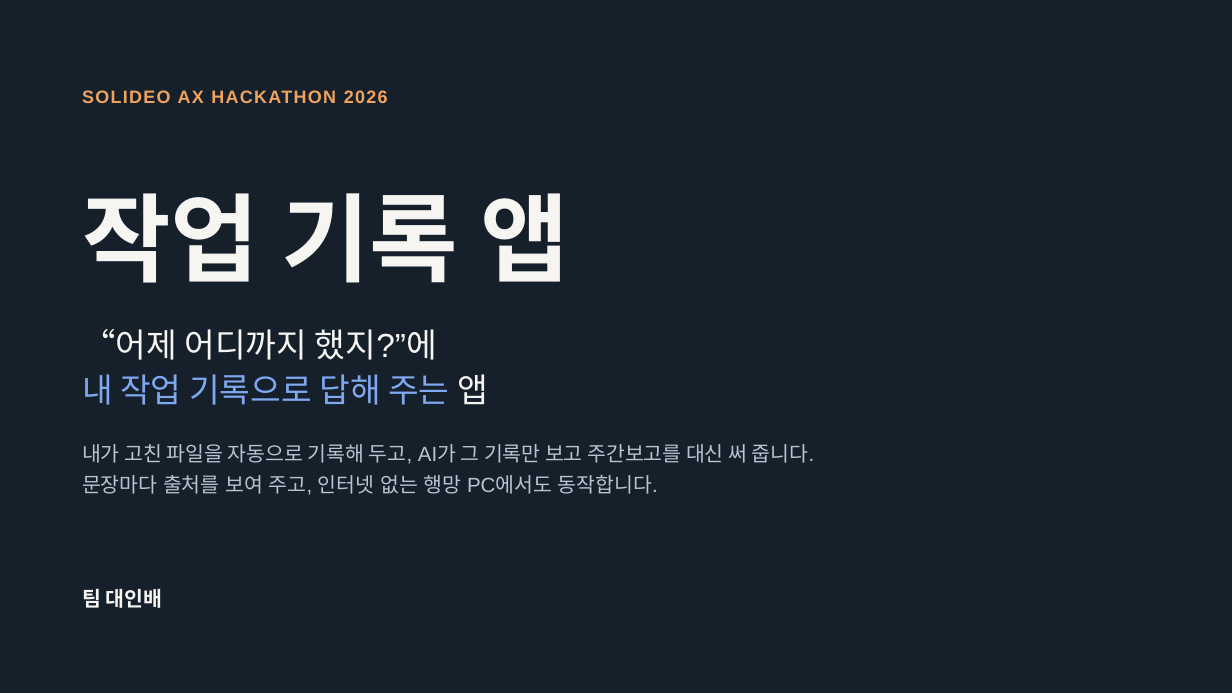
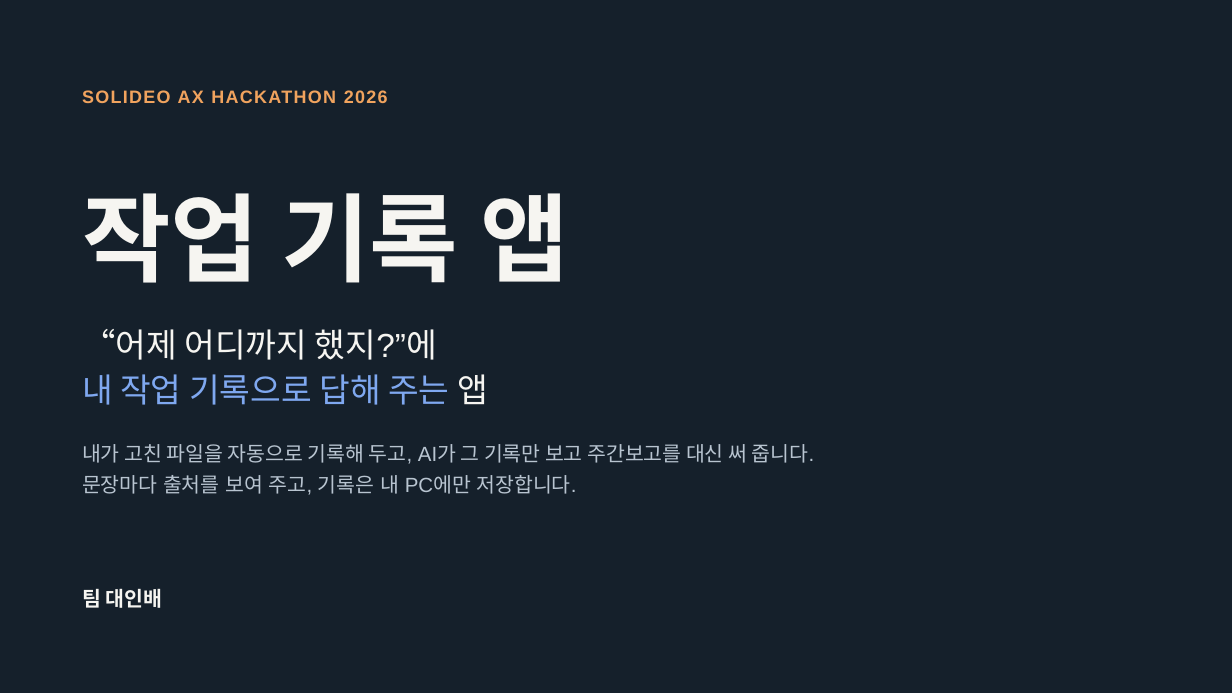
Before and after one commit to superokok/work-history, a slide deck: slide 1 of ppt/작업 기록 앱-(대인배)-v2.pptx. Drawn at 1232x693 pixels with LibreOffice and Linux fonts; fonts in the diff are those of the drawing. Boxes give left, top, right and bottom in pixels: in the first picture for what was removed or moved away, otherwise in the second. Text is boxed around its words. In the diff, an @@ line names an element or a change of style, - is before the commit and + after.

```diff
--- a/ppt/작업 기록 앱-(대인배)-v2.pptx
+++ b/ppt/작업 기록 앱-(대인배)-v2.pptx
@@ text at (x1=82, y1=475, x2=577, y2=495): text changed @@
-문장마다 출처를 보여 주고, 인터넷 없는 행망 PC에서도 동작합니다.
+문장마다 출처를 보여 주고, 기록은 내 PC에만 저장합니다.
```
Also in this commit, not shown: 9 other slides changed.
